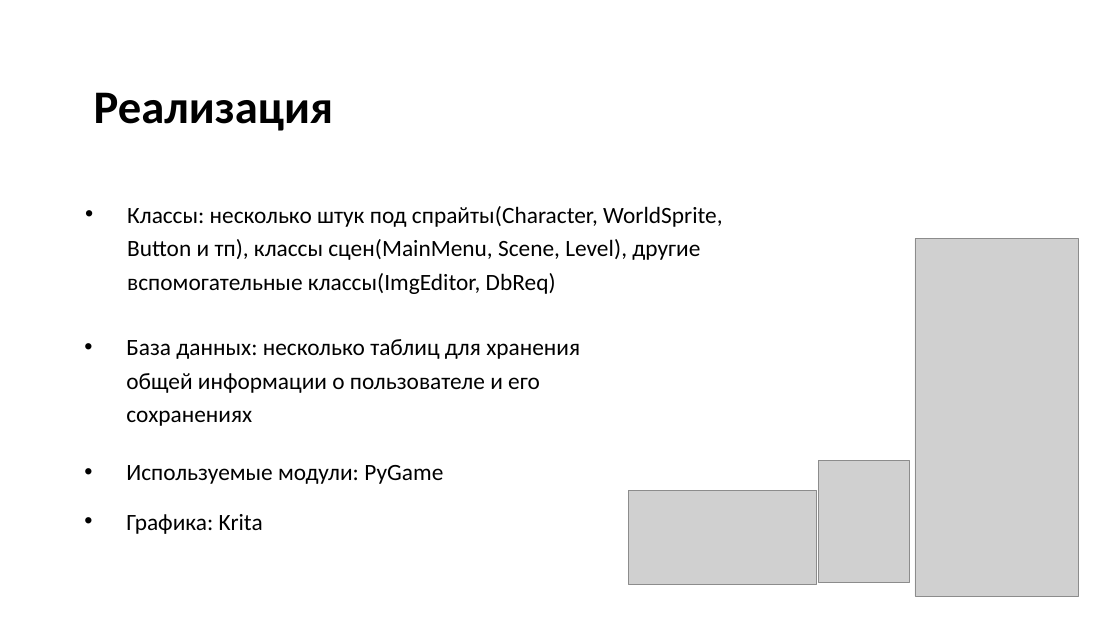
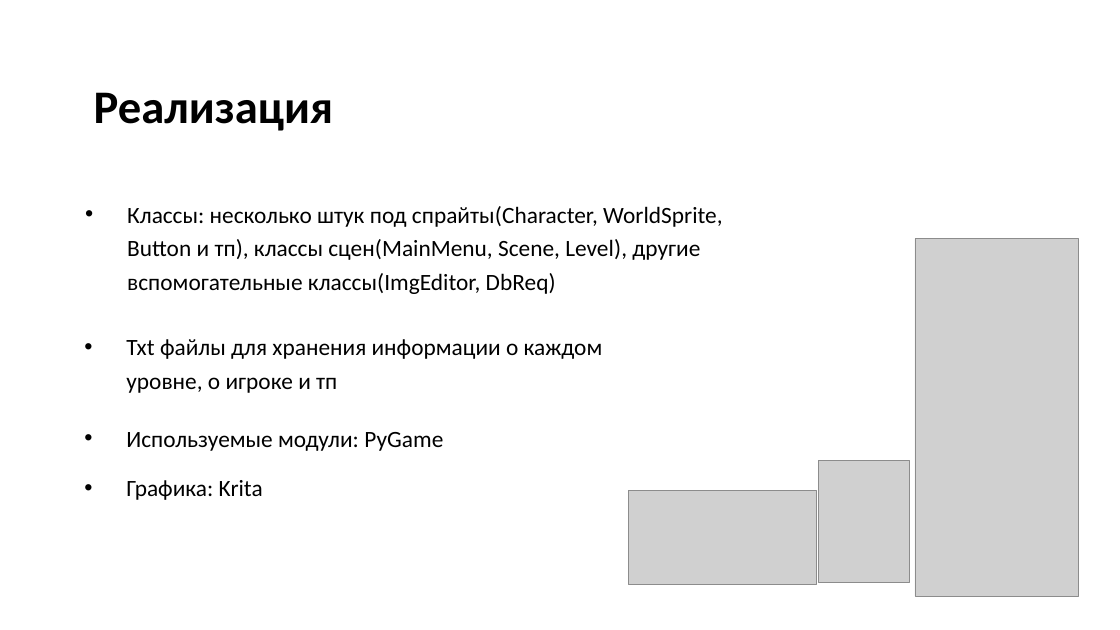
Before and after one commit to f-edorr/NoNameGame, a slide deck: slide 3 of docs/NoNameGame.pptx. Drawn at 1120x630 pixels with LibreOffice and Linux fonts; fonts in the diff are those of the drawing; grey boxes stand for pictures. Boxes give left, top, right and bottom in pixels: in the first picture for what was removed or moved away, otherwise in the second. Text is boxed around its words. In the diff, an @@ line names an element or a change of style, - is before the commit and + after.

```diff
--- a/docs/NoNameGame.pptx
+++ b/docs/NoNameGame.pptx
@@ text at [126,339,603,393]: text changed @@
-• База данных: несколько таблиц для хранения общей информации о пользователе и его сохранениях
+• Txt файлы для хранения информации о каждом уровне, о игроке и тп
@@ text "Используемые модули: PyGame": place and size @@
-text "Используемые модули: PyGame" at [126,465,443,484]
+text "Используемые модули: PyGame" at [126,432,443,451]
@@ text "Графика: Krita": place and size @@
-text "Графика: Krita" at [126,514,263,534]
+text "Графика: Krita" at [126,480,263,500]
```
Also in this commit, not shown: 2 other slides changed, 40 other files.
